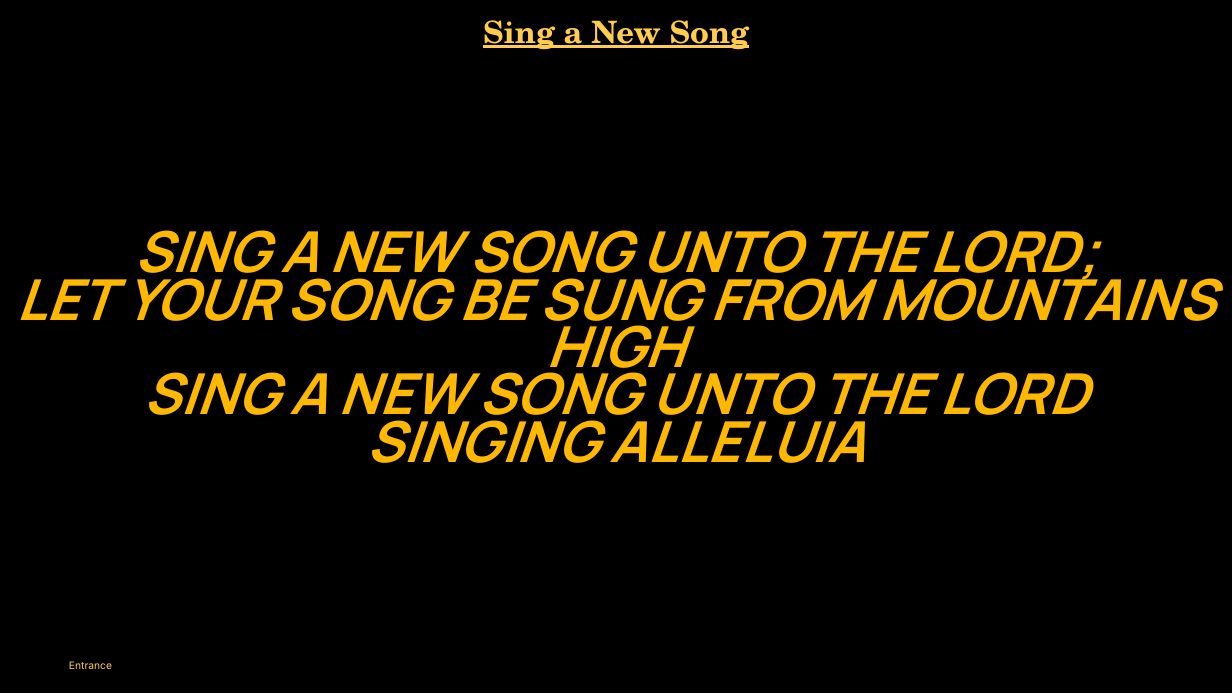
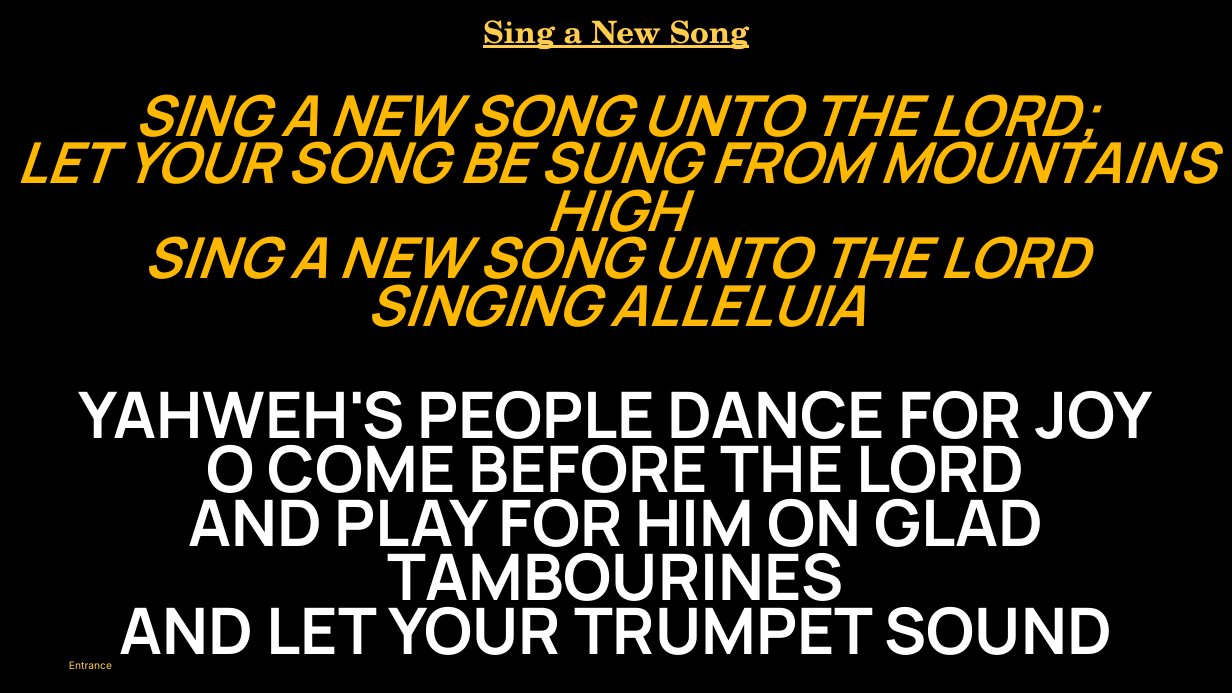
Before and after one commit to divinogabriel9/verbum, a slide deck: slide 3 of outputs/GFCC14Jun2026_11thSundayinOrdinaryTime.pptx. Drawn at 1232x693 pixels with LibreOffice and Linux fonts; fonts in the diff are those of the drawing. Boxes give left, top, right and bottom in pixels: in the first picture for what was removed or moved away, otherwise in the second. Text is boxed around its words. In the diff, an @@ line names an element or a change of style, - is before the commit and + after.

```diff
--- a/outputs/GFCC14Jun2026_11thSundayinOrdinaryTime.pptx
+++ b/outputs/GFCC14Jun2026_11thSundayinOrdinaryTime.pptx
@@ text "SING A NEW SONG UNTO ...": place and size @@
-text "SING A NEW SONG UNTO ..." at <box>16,230,1215,463</box>
+text "SING A NEW SONG UNTO ..." at <box>16,94,1215,327</box>
@@ text added at <box>79,391,1152,655</box>, 75 pt, text #FFFFFF, bold @@
+YAHWEH'S PEOPLE DANCE FOR JOY
+O COME BEFORE THE LORD
+AND PLAY FOR HIM ON GLAD TAMBOURINES
+AND LET YOUR TRUMPET SOUND
```
Also in this commit, not shown: 11 other slides changed, 1 slide added, 12 slides removed, 28 other files.
